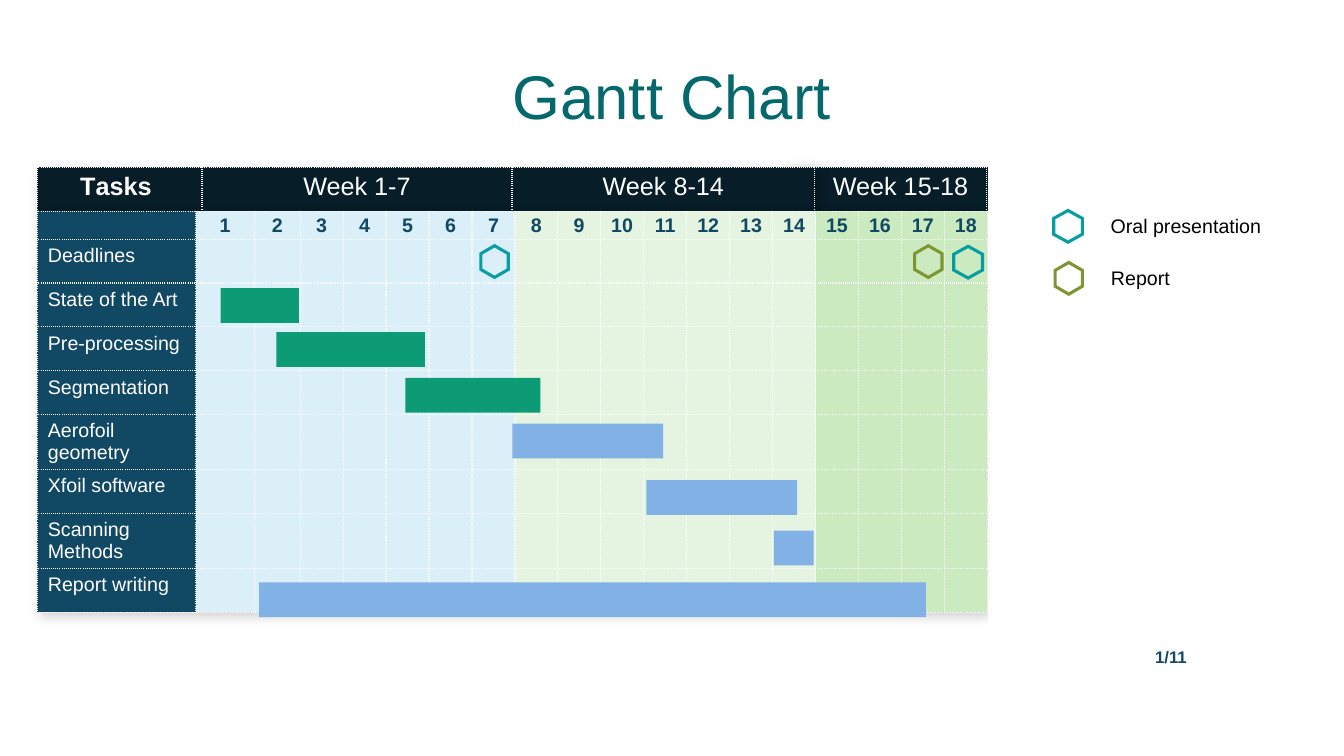
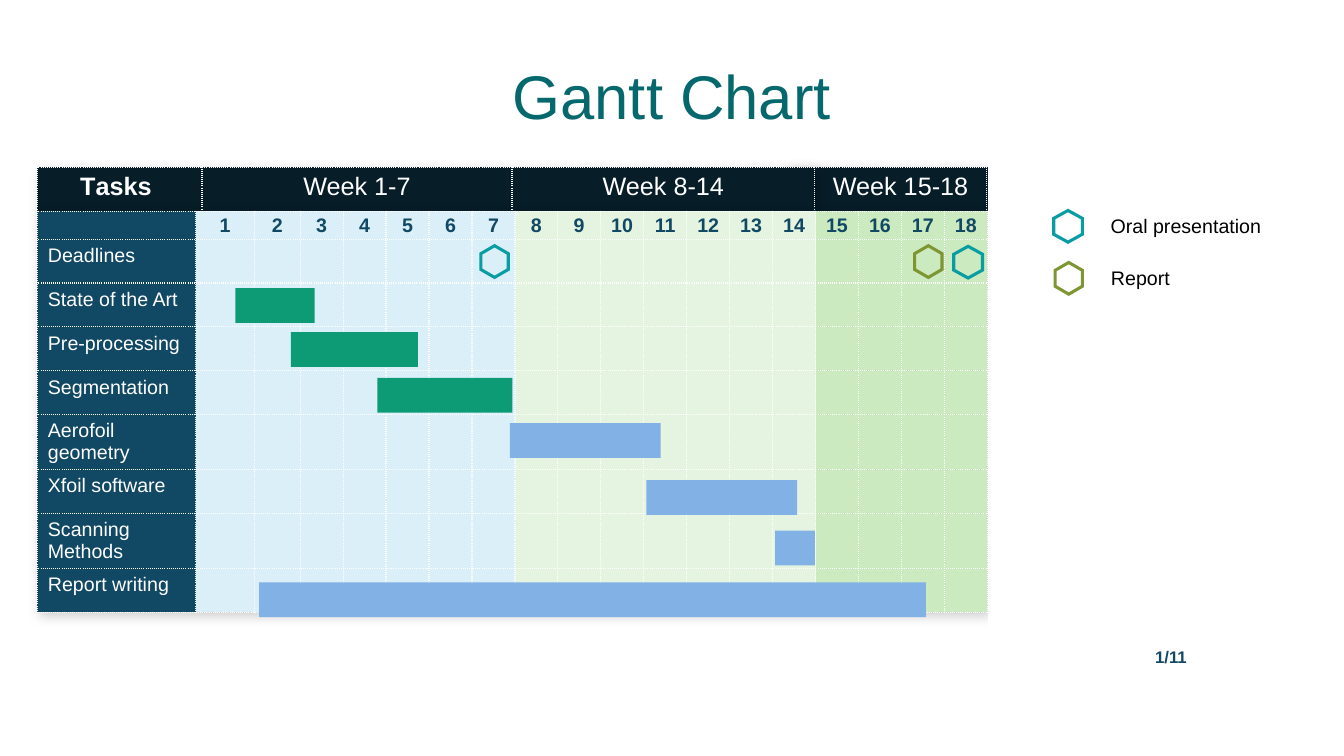
Before and after one commit to PaulineMauryL/PropellerProject, a slide deck: slide 1 of Gantt_Chart.pptx. Drawn at 1344x756 pixels with LibreOffice and Linux fonts; fonts in the diff are those of the drawing. Boxes give left, top, right and bottom in pixels: in the first picture for what was removed or moved away, otherwise in the second. Text is boxed around its words. In the diff, an @@ line names an element or a change of style, - is before the commit and + after.

```diff
--- a/Gantt_Chart.pptx
+++ b/Gantt_Chart.pptx
@@ rectangle: place and size @@
-rectangle at box(221, 288, 299, 323)
+rectangle at box(236, 288, 316, 323)
@@ rectangle: place and size @@
-rectangle at box(276, 333, 424, 367)
+rectangle at box(291, 333, 418, 367)
@@ rectangle: place and size @@
-rectangle at box(405, 378, 540, 412)
+rectangle at box(377, 378, 512, 412)
```
Also in this commit, not shown: 3 other files.
